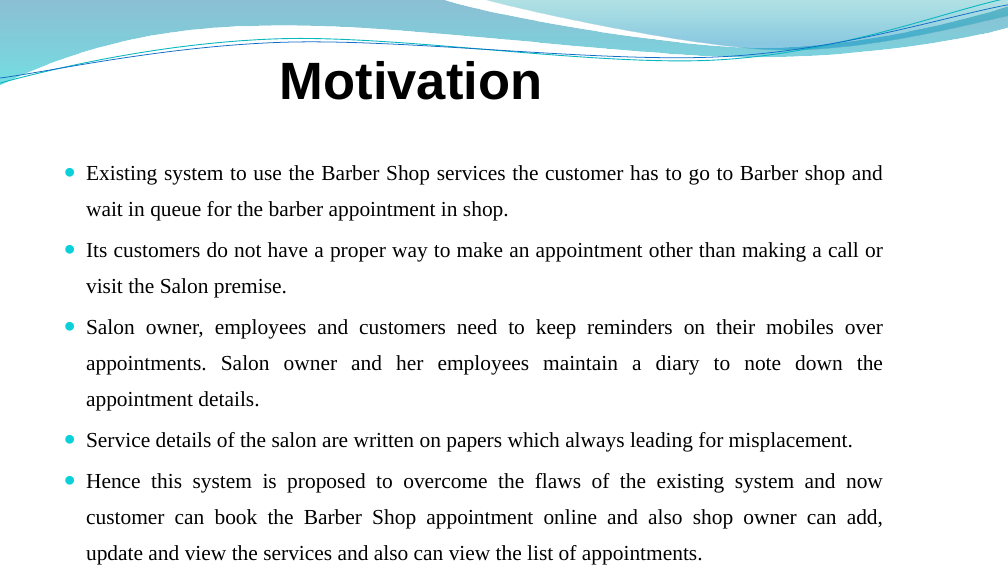
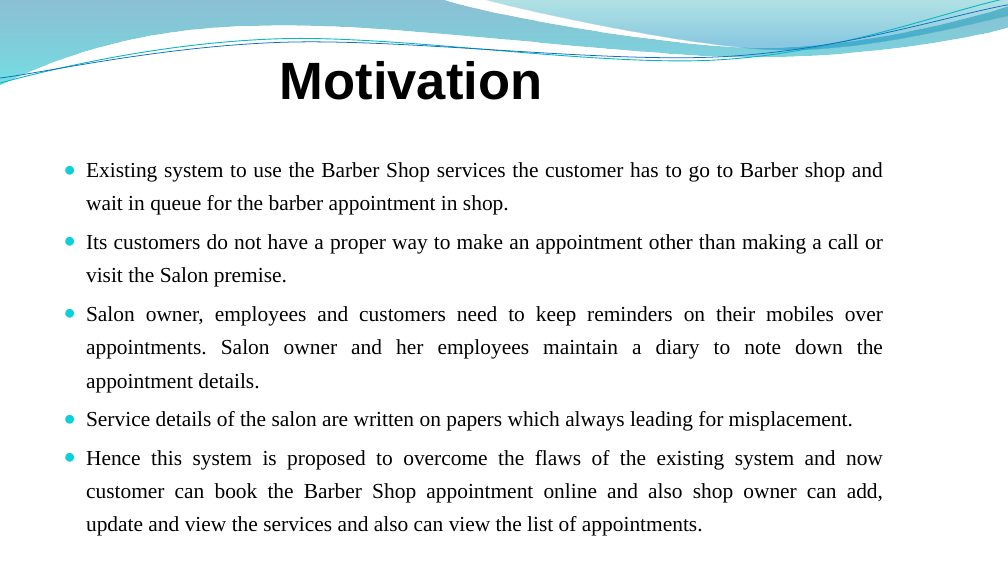
Before and after one commit to SanketAwasarkar/BarberShop, a slide deck: slide 4 of Project ppt.pptx. Drawn at 1008x567 pixels with LibreOffice and Linux fonts; fonts in the diff are those of the drawing; background and template pictures are left out. Boxes give left, top, right and bottom in pixels: in the first picture for what was removed or moved away, otherwise in the second. Text is boxed around its words. In the diff, an @@ line names an element or a change of style, - is before the commit and + after.

```diff
--- a/Project ppt.pptx
+++ b/Project ppt.pptx
@@ text "Existing system to use the ..." at (x1=86, y1=162, x2=883, y2=536): line spacing 1.4 to 1.3 @@
```
Also in this commit, not shown: 1 other slide changed.
